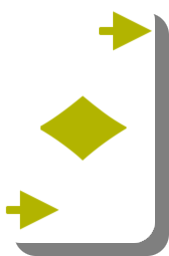
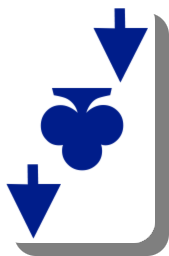
The second 169px x 256px image is a revision of the first. Changes to its layers:
hid "Layer #4", painted on it over [5, 10, 153, 234]
showed "Layer #1", painted on it over [5, 8, 150, 239]
